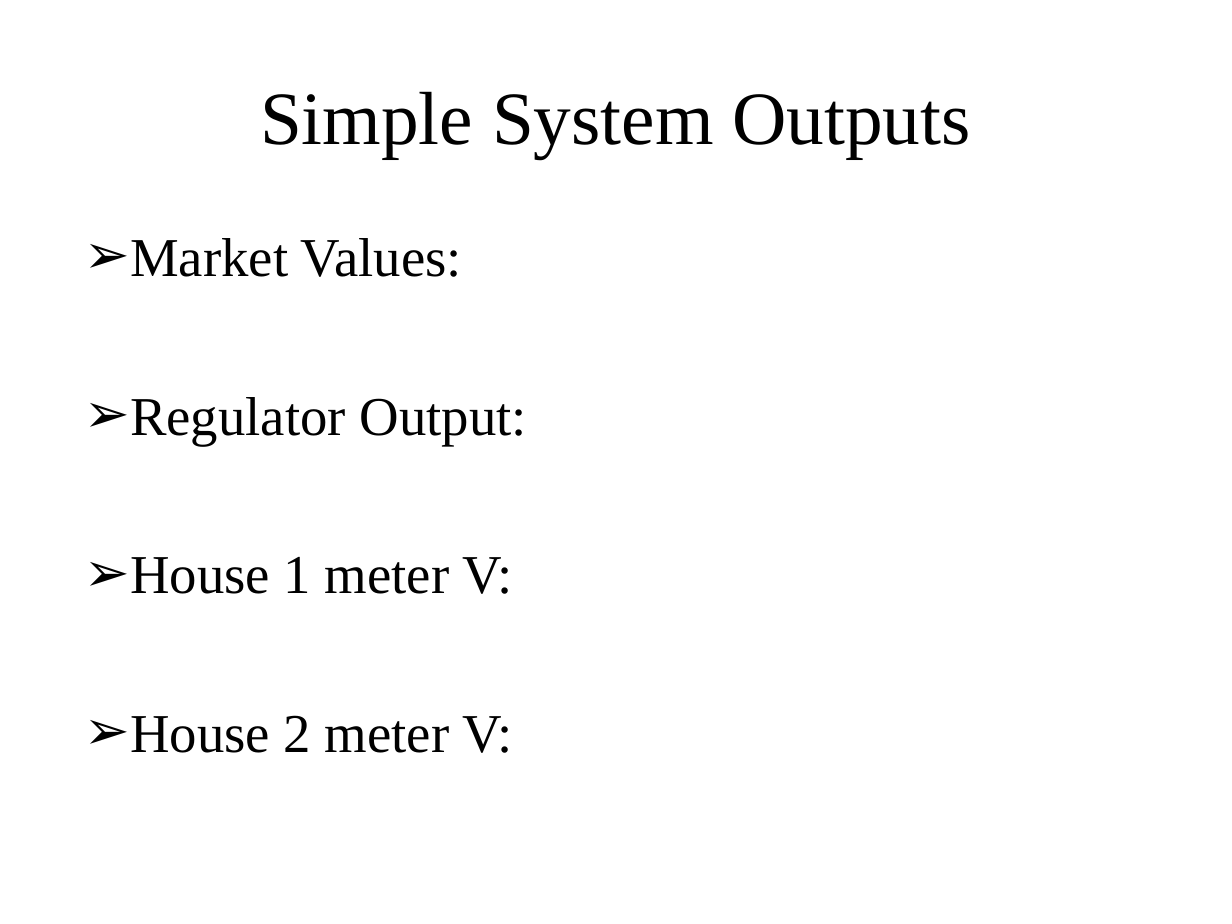
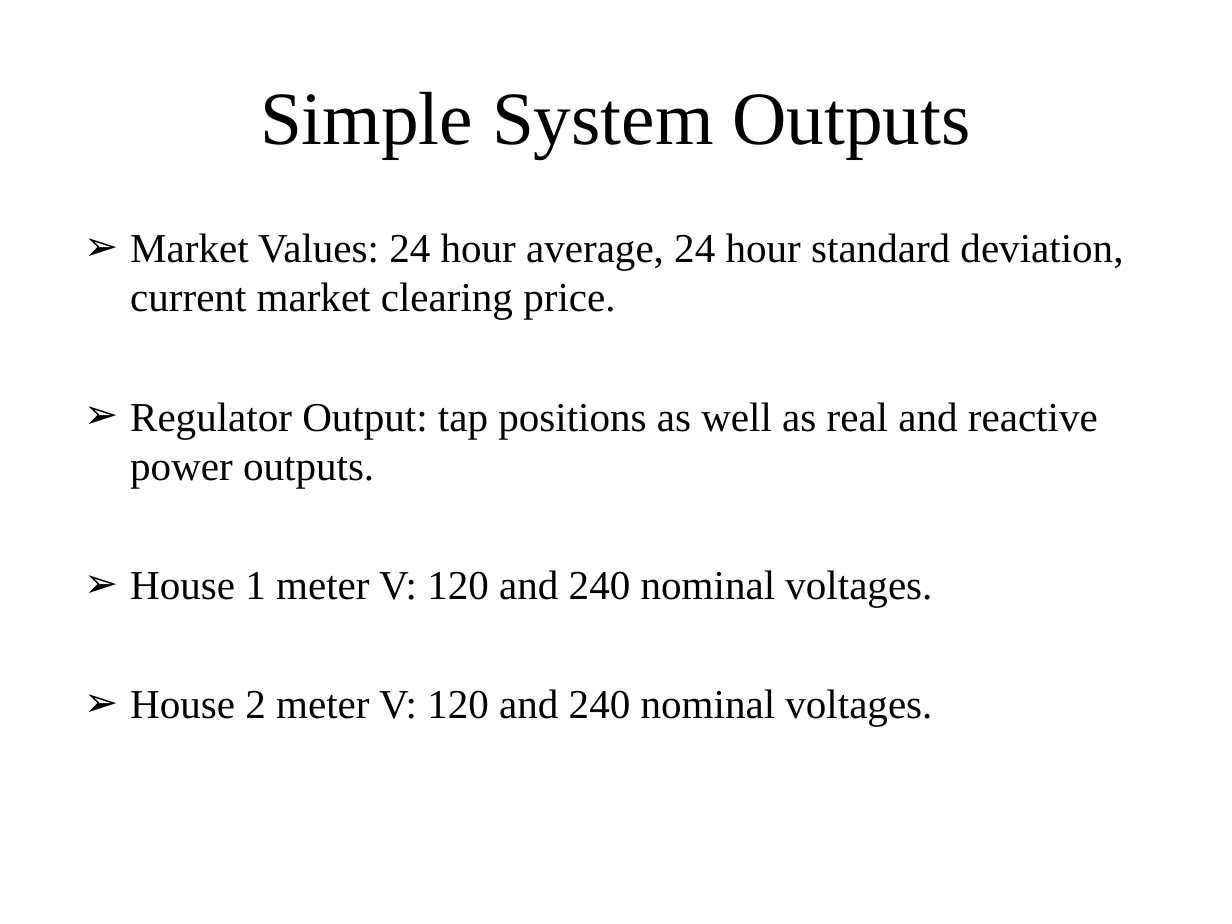
Before and after one commit to gridlab-d/course, a slide deck: slide 11 of Distribution_Analysis_Course/1.0 - Anual_Analysis.ppt. Drawn at 1232x924 pixels with LibreOffice and Linux fonts; fonts in the diff are those of the drawing. Boxes give left, top, right and bottom in pixels: in the first picture for what was removed or moved away, otherwise in the second. Text is boxed around its words. In the diff, an @@ line names an element or a change of style, - is before the commit and + after.

```diff
--- a/Distribution_Analysis_Course/1.0 - Anual_Analysis.ppt
+++ b/Distribution_Analysis_Course/1.0 - Anual_Analysis.ppt
@@ text at [130,233,1123,726]: text changed; size 32 to 24 pt @@
-➢ Market Values:
-➢ Regulator Output:
-➢ House 1 meter V:
-➢ House 2 meter V:
+➢ Market Values: 24 hour average, 24 hour standard deviation, current market clearing price.
+➢ Regulator Output: tap positions as well as real and reactive power outputs.
+➢ House 1 meter V: 120 and 240 nominal voltages.
+➢ House 2 meter V: 120 and 240 nominal voltages.
```
Also in this commit, not shown: 1 other slide changed, 1 slide added.
